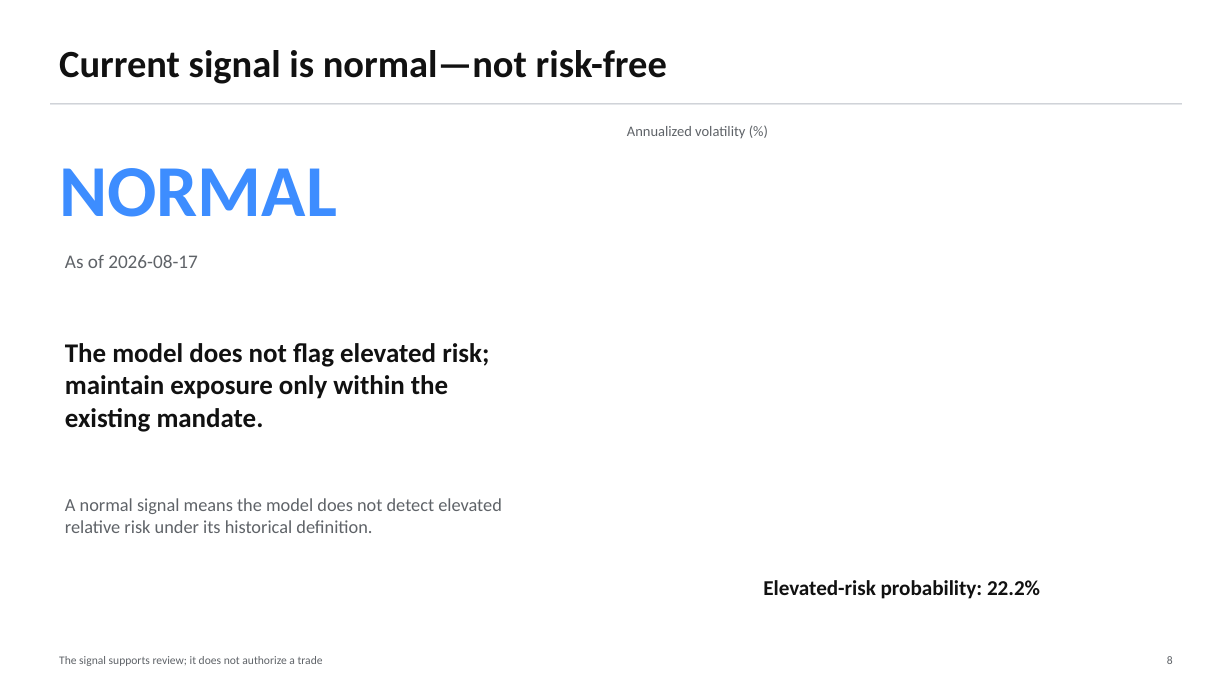
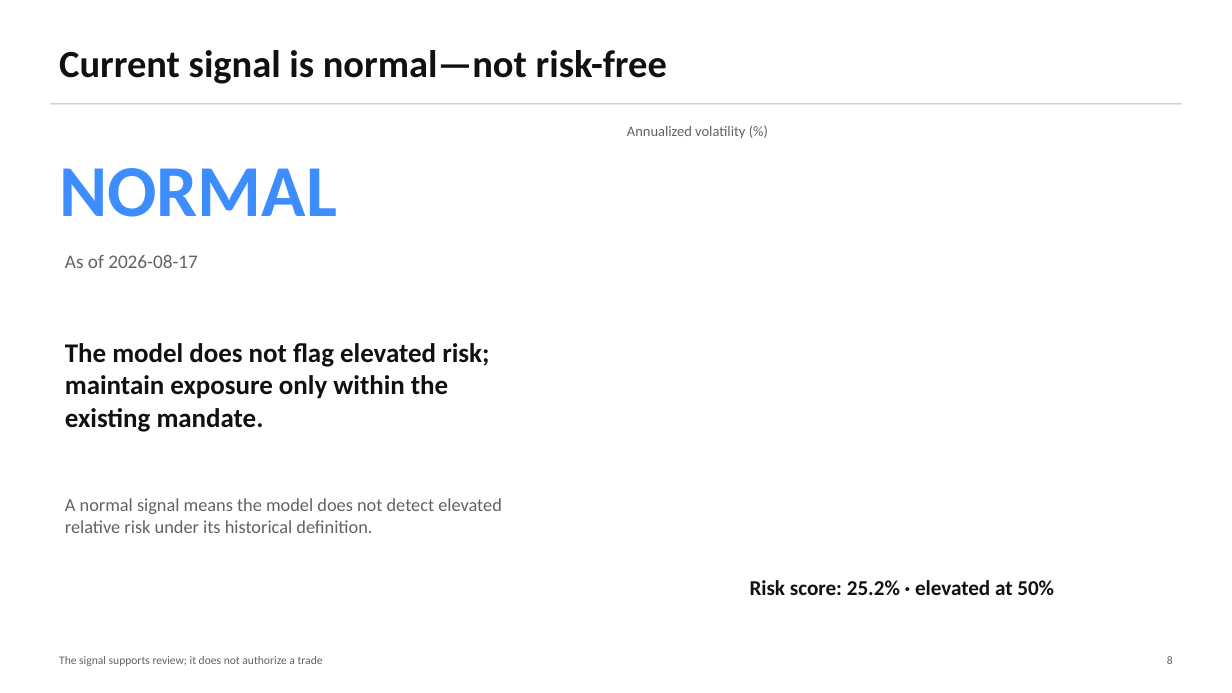
Before and after one commit to pdwi2020/bootcamp_paritosh_dwivedi, a slide deck: slide 8 of project/reports/stakeholder_presentation.pptx. Drawn at 1232x693 pixels with LibreOffice and Linux fonts; fonts in the diff are those of the drawing. Boxes give left, top, right and bottom in pixels: in the first picture for what was removed or moved away, otherwise in the second. Text is boxed around its words. In the diff, an @@ line names an element or a change of style, - is before the commit and + after.

```diff
--- a/project/reports/stakeholder_presentation.pptx
+++ b/project/reports/stakeholder_presentation.pptx
@@ text at (x1=750, y1=580, x2=1054, y2=595): text changed @@
-Elevated-risk probability: 22.2%
+Risk score: 25.2% · elevated at 50%
```
Also in this commit, not shown: 6 other slides changed, 1 slide added, 1 slide removed, 30 other files.
